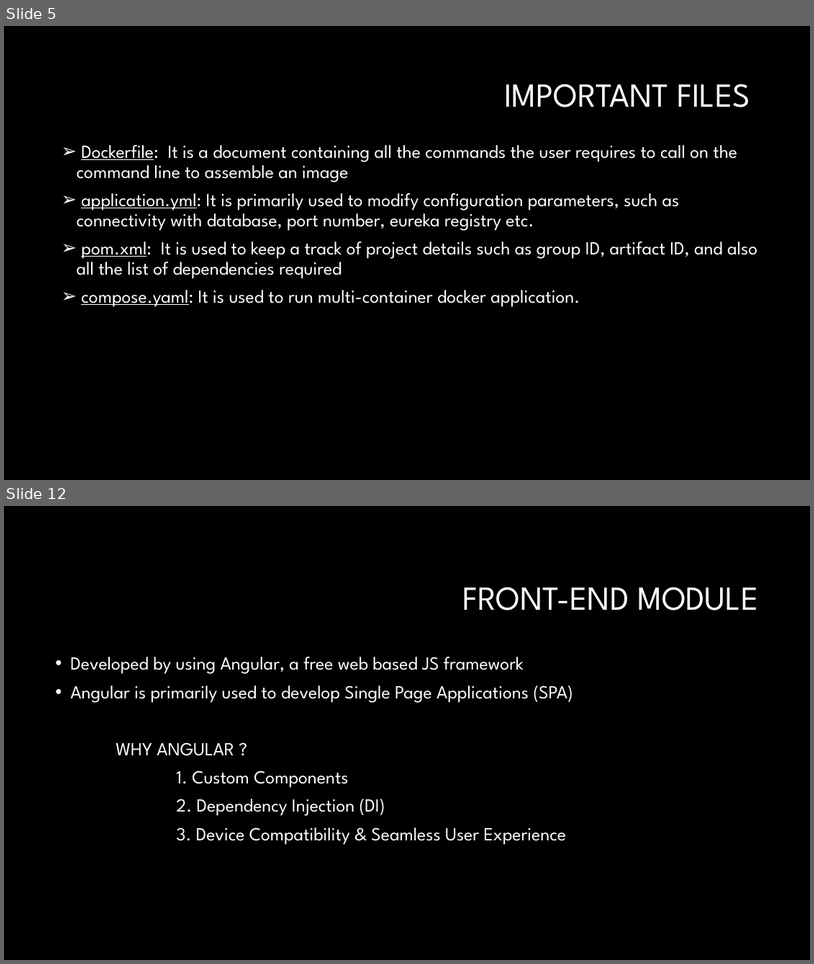
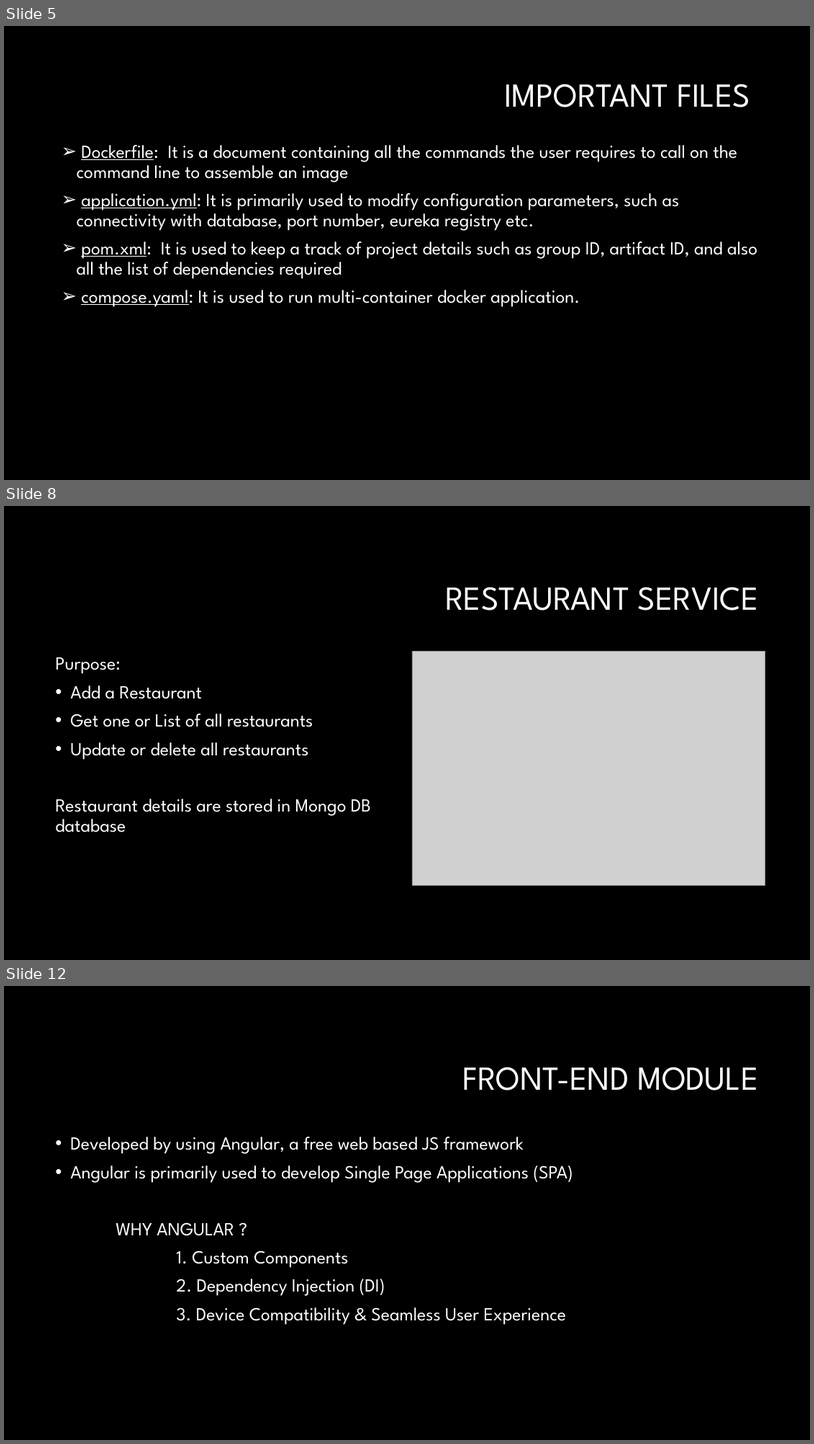
Before and after one commit to ashimaakash03/food-delivery-app, a slide deck: FOOD DELIVERY APPLICATION.pptx. Shown one above the other, each under a label of ours: slides 5 and 12 before the commit, slides 5, 8 and 12 after it; the slides between them are not shown. The pictures are 814x964 and 814x1444 pixels, drawn with LibreOffice and Linux fonts; fonts in the diff are those of the drawing; grey boxes stand for pictures; background and template pictures are left out. Boxes give left, top, right and bottom in pixels: in the first picture for what was removed or moved away, otherwise in the second. Text is boxed around its words. In the diff, an @@ line names an element or a change of style, - is before the commit and + after.

```diff
--- a/FOOD DELIVERY APPLICATION.pptx
+++ b/FOOD DELIVERY APPLICATION.pptx
@@ slide 8 added at box(4, 506, 810, 960), background #000000 @@
@@ title added at box(445, 587, 759, 610), 40 pt, text #FFFFFF @@
+RESTAURANT SERVICE
@@ picture added at box(412, 651, 765, 885) @@
@@ text added at box(55, 657, 371, 832), 22 pt, text #FFFFFF @@
+Purpose:
+• Add a Restaurant
+• Get one or List of all restaurants
+• Update or delete all restaurants
+Restaurant details are stored in Mongo DB database
```
Also in this commit, not shown: 1 slide changed, 6 other slides added, 5 slides removed, 3 other files.
